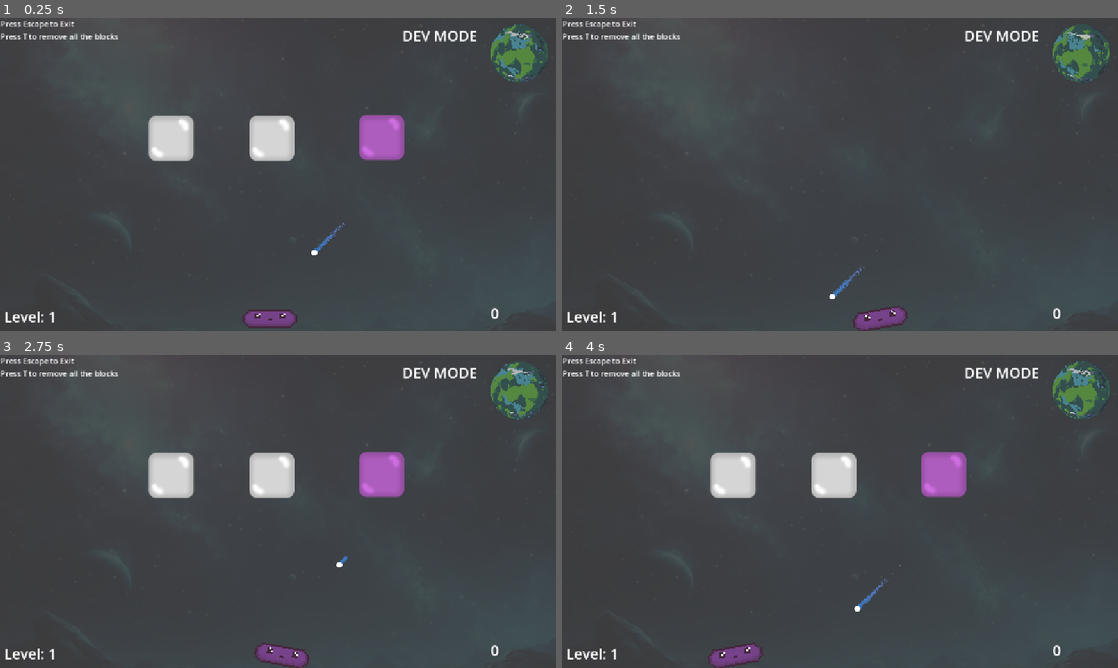
Above: before the commit, frames 1-4 (two rows, left to right).
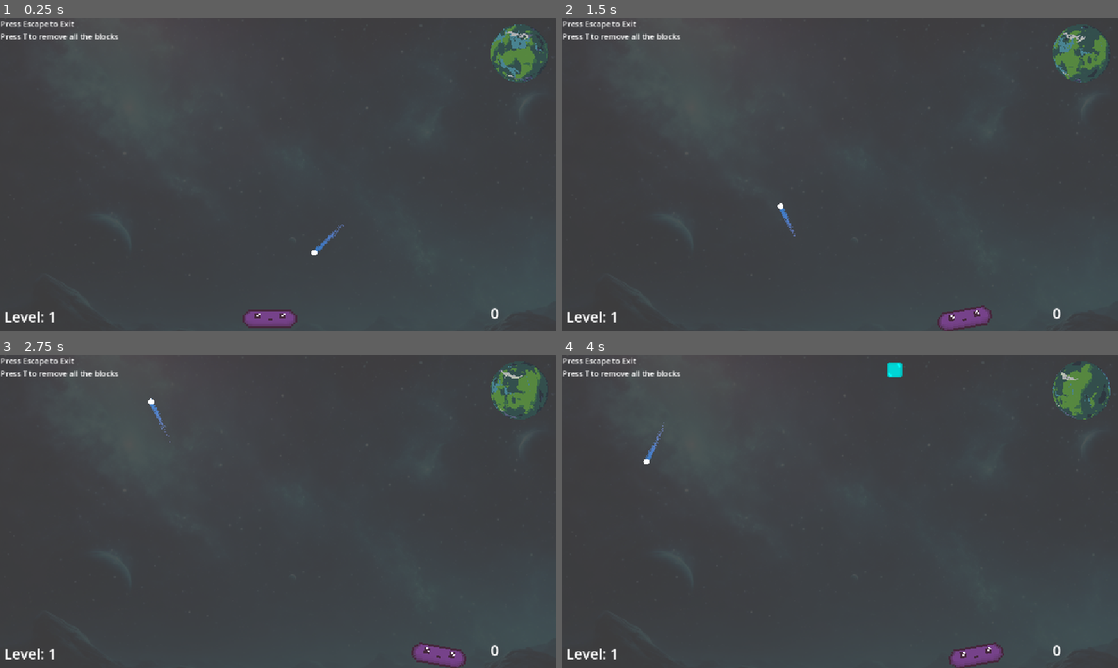
Above: after the commit, the same moments.

Repository: marcibaumel/HEJ_Brick
Game: Godot game, scene res://scenes/levels/customLevel.tscn
Two runs of this game, one before a commit and one after it. Both use one fixed random seed, a clock stepped at 60 frames per second and the inputs below.
Inputs:
- Up to frame 1 (0.25 s): no input
- Up to frame 2 (1.5 s): tap T (destroy_children) at 0.5, 1.35 s; hold Right (ui_right) 0.53-1.28 s; hold T (destroy_children) 0.53-1.28 s; hold Left (ui_left) from 1.28 s (still down)
- Up to frame 3 (2.75 s): tap T (destroy_children) at 2 s; release Left (ui_left) at 2.03 s; hold Right (ui_right) from 2.03 s (still down); hold T (destroy_children) from 2.03 s (still down)
- Up to frame 4 (4 s): release T (destroy_children) at 2.78 s; tap T (destroy_children) at 2.85, 3.5 s; release Right (ui_right) at 3.53 s; hold Left (ui_left) from 3.53 s (still down); hold T (destroy_children) from 3.53 s (still down)

The runs differ from the first frame. In frame 1, 3.8% of the frame differs, in the area x 26-86%, y 4-76%; in frame 2, 2.5%; in frame 3, 5.8%; in frame 4, 6.1%, in the area x 14-99%, y 2-100%.

Commit message:
playable

Diff:
--- a/brickyMartin/scenes/bricks/brick.tscn
+++ b/brickyMartin/scenes/bricks/brick.tscn
@@ -9,16 +9,15 @@
 [sub_resource type="Gradient" id="Gradient_0w5h4"]
 colors = PackedColorArray(0.761533, 0.0647106, 0.347074, 1, 0.830285, 0.146144, 0.168325, 1)
 
-[node name="Brick" type="RigidBody2D" groups=["Brick"]]
-gravity_scale = 0.0
+[node name="Brick" type="StaticBody2D" groups=["Brick"]]
 script = ExtResource("1_7oinx")
 
 [node name="Sprite2D" type="Sprite2D" parent="."]
-scale = Vector2(0.5, 0.5)
 texture = ExtResource("2_ou3qe")
 
 [node name="CollisionShape2D" type="CollisionShape2D" parent="."]
 position = Vector2(0, 0.5)
+scale = Vector2(2, 2)
 shape = SubResource("RectangleShape2D_0w5h4")
 
 [node name="CPUParticles2D" type="CPUParticles2D" parent="."]
--- a/brickyMartin/scenes/exp.tscn
+++ b/brickyMartin/scenes/exp.tscn
@@ -8,16 +8,16 @@
 
 [node name="Exp" type="RigidBody2D" groups=["Exp"]]
 collision_layer = 2
-collision_mask = 2
+collision_mask = 0
 script = ExtResource("1_7gp3u")
 
 [node name="Sprite2D" type="Sprite2D" parent="."]
 modulate = Color(0.236926, 0.658457, 0.827326, 1)
-scale = Vector2(0.5, 0.5)
+scale = Vector2(0.2, 0.2)
 texture = ExtResource("1_1m54x")
 
 [node name="CollisionShape2D" type="CollisionShape2D" parent="."]
-scale = Vector2(0.5, 0.5)
+scale = Vector2(0.2, 0.2)
 shape = SubResource("CircleShape2D_7gp3u")
 
 [node name="VisibleOnScreenNotifier2D" type="VisibleOnScreenNotifier2D" parent="."]
--- a/brickyMartin/scenes/game_manager.tscn
+++ b/brickyMartin/scenes/game_manager.tscn
@@ -24,6 +24,7 @@
 horizontal_alignment = 1
 
 [node name="Mode" type="Label" parent="CanvasLayer"]
+visible = false
 offset_left = 833.0
 offset_top = 14.0
 offset_right = 942.0
--- a/brickyMartin/scenes/levels/customLevel.tscn
+++ b/brickyMartin/scenes/levels/customLevel.tscn
@@ -1,11 +1,10 @@
-[gd_scene load_steps=62 format=3 uid="uid://brrnf4u6yo74o"]
+[gd_scene load_steps=61 format=3 uid="uid://brrnf4u6yo74o"]
 
 [ext_resource type="Script" uid="uid://bch8v47hkqixf" path="res://scripts/custom_level.gd" id="1_rkrwd"]
 [ext_resource type="PackedScene" uid="uid://cxw0uns6qia0x" path="res://scenes/paddle.tscn" id="2_8uqsj"]
 [ext_resource type="Texture2D" uid="uid://cybej27n7y0hf" path="res://assets/467741044.png" id="2_p4hxj"]
 [ext_resource type="PackedScene" uid="uid://bw7f4trj5r3g1" path="res://scenes/ball.tscn" id="3_p4hxj"]
 [ext_resource type="Texture2D" uid="uid://dif6ulpo5dtwc" path="res://assets/background.png" id="4_rkrwd"]
-[ext_resource type="PackedScene" uid="uid://cdq8uxfamw0yb" path="res://scenes/bricks/customBrick.tscn" id="5_8uqsj"]
 [ext_resource type="Script" uid="uid://bu3e5ea3htlsd" path="res://scripts/level_manager.gd" id="5_p4hxj"]
 
 [sub_resource type="AtlasTexture" id="AtlasTexture_rkrwd"]
@@ -402,7 +401,6 @@
 
 [node name="Paddle" parent="." instance=ExtResource("2_8uqsj")]
 position = Vector2(542, 924)
-collision_mask = 3
 
 [node name="walls" type="StaticBody2D" parent="."]
 position = Vector2(-82, 0)
@@ -422,16 +420,6 @@
 
 [node name="LevelManager" type="Node" parent="."]
 script = ExtResource("5_p4hxj")
-
-[node name="CustomBrick" parent="LevelManager" instance=ExtResource("5_8uqsj")]
-position = Vector2(132, 177)
-
-[node name="CustomBrick2" parent="LevelManager" instance=ExtResource("5_8uqsj")]
-position = Vector2(549, 177)
-
-[node name="CustomBrick3" parent="LevelManager" instance=ExtResource("5_8uqsj")]
-position = Vector2(1004, 173)
-enableDoubleHealth = true
 
 [node name="Deadzone" type="Area2D" parent="."]
 position = Vector2(0, 660)
@@ -445,6 +433,10 @@
 [node name="Ball" parent="." instance=ExtResource("3_p4hxj")]
 position = Vector2(855, 521)
 collision_layer = 5
-collision_mask = 7
+collision_mask = 5
+
+[node name="BrickSpawn" type="Marker2D" parent="."]
+position = Vector2(510, -279)
+gizmo_extents = 1000.0
 
 [connection signal="body_entered" from="Deadzone" to="." method="_on_deadzone_body_entered"]
--- a/brickyMartin/scenes/paddle.tscn
+++ b/brickyMartin/scenes/paddle.tscn
@@ -82,7 +82,7 @@
 "
 
 [sub_resource type="RectangleShape2D" id="RectangleShape2D_y7wee"]
-size = Vector2(10.362, 188.998)
+size = Vector2(10.362, 233.986)
 
 [sub_resource type="RectangleShape2D" id="RectangleShape2D_pacq5"]
 size = Vector2(174, 12)
@@ -92,6 +92,7 @@
 height = 238.0
 
 [node name="Paddle" type="CharacterBody2D" groups=["Paddle"]]
+collision_mask = 3
 motion_mode = 1
 slide_on_ceiling = false
 wall_min_slide_angle = 0.0
@@ -114,7 +115,7 @@
 script = SubResource("GDScript_pacq5")
 
 [node name="CollisionShape2D" type="CollisionShape2D" parent="."]
-position = Vector2(-3.55006, -32.1705)
+position = Vector2(-2.00279, -32.1769)
 rotation = -1.57491
 shape = SubResource("RectangleShape2D_y7wee")
 one_way_collision_margin = 0.0
--- a/brickyMartin/scripts/ball.gd
+++ b/brickyMartin/scripts/ball.gd
@@ -13,15 +13,20 @@
 
 		if collision:
 			var collider = collision.get_collider()
+
+			# Check if this is a brick
+			if collision.get_collider().has_method("hit"):
+				collision.get_collider().hit()
+				# If brick was destroyed, just pass through without bouncing
+				if collider.is_destroyed:
+					return
+
+			# Bounce off the collision
 			velocity = velocity.bounce(collision.get_normal())
 
 			if collider.is_in_group("paddles"):
 				var paddle_rotation = collider.rotation_degrees
 				velocity.x += paddle_rotation * 2
-
-			if collision.get_collider().has_method("hit"):
-			#I don't like this :(
-				collision.get_collider().hit()
 
 			# TODO: For maintain speed, I need to check somehow how this is working
 			velocity = velocity.normalized() * speed
@@ -31,13 +36,3 @@
 
 		if velocity.x == 0:
 			velocity.x = -200
-
-
-func gameOver() -> void:
-	GameManager.score = 0
-	GameManager.level = 1
-	get_tree().reload_current_scene()
-
-# TODO: make sure if we copy the level the signal stay as it is
-func _on_deadzone_body_entered(body: Node2D) -> void:
-	gameOver()
--- a/brickyMartin/scripts/brick.gd
+++ b/brickyMartin/scripts/brick.gd
@@ -1,4 +1,4 @@
-extends RigidBody2D
+extends StaticBody2D
 
 @export var health = 1;
 @export var enableDoubleHealth: bool = false
@@ -6,6 +6,7 @@
 @export var exp_scene: PackedScene = preload("res://scenes/exp.tscn")
 
 var baseColour = "#ffffff"
+var is_destroyed = false
 
 func _ready() -> void:
 	if enableDoubleHealth:
@@ -21,13 +22,16 @@
 		$Sprite2D.modulate = baseColour
 
 func destroyBrick() -> void:
-	GameManager.addPoints(1)
-
+	is_destroyed = true
 	spawn_exp()
 
 	$Sprite2D.visible = false
 	$CollisionShape2D.disabled = true
 	$CPUParticles2D.emitting = true
+
+	# Disable the rigid body so it doesn't push the ball back
+	set_collision_layer(0)
+	set_collision_mask(0)
 
 	await get_tree().create_timer(0.5).timeout
 	queue_free()
--- a/brickyMartin/scripts/custom_level.gd
+++ b/brickyMartin/scripts/custom_level.gd
@@ -1,7 +1,118 @@
 extends Node2D
 
-func _on_deadzone_body_entered(body:Node2D) -> void:
+@onready var BrickScene: PackedScene = preload("res://scenes/bricks/brick.tscn")
+@onready var BrickSpawn: Node2D = get_node("BrickSpawn")
+
+@export var margin: float = 1.0
+@export var brick_width: float = 100.0
+@export var brick_height: float = 100.0
+
+@export var spawn_interval: float = 3.0
+@export_range(0.0, 1.0, 0.01) var empty_chance: float = 0.15
+@export var empty_means_skip_spawn: bool = true
+
+@export var fall_speed: float = 20.0
+@export var spawn_above_ceiling: float = 0.0
+@export var kill_y: float = 2000.0
+
+const BRICK_GROUP := "falling_bricks"
+
+var _rng := RandomNumberGenerator.new()
+var _timer: Timer
+
+var _grid_x := 0.0
+var _grid_width := 0.0
+var _spawn_y := 0.0
+var _columns := 1
+
+var _colors: Array[Color] = [
+	Color(0, 1, 1, 1),
+	Color(0.54, 0.17, 0.89, 1),
+	Color(0.68, 1, 0.18, 1),
+]
+
+
+func _ready() -> void:
+	_rng.randomize()
+	set_physics_process(true)
+
+	_compute_spawn_from_marker()
+	_setup_timer()
+
+
+func _physics_process(delta: float) -> void:
+	for brick in get_tree().get_nodes_in_group(BRICK_GROUP):
+		if not is_instance_valid(brick):
+			continue
+		if brick is Node2D:
+			var b := brick as Node2D
+			b.position.y += fall_speed * delta
+
+			if kill_y > 0.0 and b.global_position.y > kill_y:
+				b.queue_free()
+
+
+func _setup_timer() -> void:
+	_timer = Timer.new()
+	_timer.one_shot = false
+	_timer.wait_time = spawn_interval
+	_timer.timeout.connect(_spawn_one_brick)
+	add_child(_timer)
+	_timer.start()
+
+
+func _compute_spawn_from_marker() -> void:
+	# Spawn Y is taken from your BrickSpawn marker (placed under the ceiling)
+	_spawn_y = BrickSpawn.global_position.y - spawn_above_ceiling
+
+	# Use viewport width for the spawnable horizontal region
+	var viewport_w := get_viewport_rect().size.x
+	_grid_x = margin
+	_grid_width = viewport_w - (margin * 2.0)
+
+	_columns = max(1, int(_grid_width / brick_width))
+
+
+func _spawn_one_brick() -> void:
+	var is_empty := _rng.randf() < empty_chance
+	if is_empty and empty_means_skip_spawn:
+		return
+
+	var col := _rng.randi_range(0, _columns - 1)
+
+	var brick := BrickScene.instantiate()
+	add_child(brick)
+	brick.add_to_group(BRICK_GROUP)
+
+	# If your brick scene pivot is top-left, keep this.
+	# If your brick pivot is centered, add +brick_width*0.5 / +brick_height*0.5.
+	brick.position = Vector2(_grid_x + (brick_width * col), _spawn_y)
+
+	if is_empty and not empty_means_skip_spawn:
+		_make_brick_empty(brick)
+	else:
+		_colorize_brick(brick)
+
+
+func _colorize_brick(brick: Node) -> void:
+	var sprite := brick.get_node_or_null("Sprite2D")
+	if sprite:
+		sprite.modulate = _colors[_rng.randi_range(0, _colors.size() - 1)]
+
+
+func _make_brick_empty(brick: Node) -> void:
+	var sprite := brick.get_node_or_null("Sprite2D")
+	if sprite:
+		sprite.visible = false
+
+	for c in brick.get_children():
+		if c is CollisionShape2D:
+			(c as CollisionShape2D).disabled = true
+
+
+func _on_deadzone_body_entered(body: Node2D) -> void:
 	gameOver()
+
 
 func gameOver() -> void:
 	GameManager.score = 0
--- a/brickyMartin/scripts/exp.gd
+++ b/brickyMartin/scripts/exp.gd
@@ -2,9 +2,47 @@
 
 func _ready():
 	$VisibleOnScreenNotifier2D.screen_exited.connect(_on_screen_exited)
+	_apply_level_based_color()
+
+func _apply_level_based_color() -> void:
+	# Find the GameManager node
+	var game_manager = get_tree().root.get_child(0).get_node_or_null("GameManager")
+	if game_manager == null:
+		return
+
+	var current_level = game_manager.level
+	var colors = []
+
+	# Base color (level 1-4)
+	colors.append(Color(0.236926, 0.658457, 0.827326, 1))  # Blue
+
+	# Level 5-9
+	if current_level >= 5:
+		colors.append(Color(0.8, 0.3, 0.9, 1))  # Purple
+
+	# Level 10-14
+	if current_level >= 10:
+		colors.append(Color(1.0, 0.84, 0.0, 1))  # Gold
+
+	# Level 15+
+	if current_level >= 15:
+		colors.append(Color(1.0, 0.2, 0.2, 1))  # Red
+
+	if colors.size() > 0:
+		var random_color = colors[randi() % colors.size()]
+		$Sprite2D.modulate = random_color
 
 func _exit_tree() -> void:
 	print("Exp exited the scene tree")
+	# Award experience points when orb is collected/removed
+	var game_manager = get_tree().root.get_child(0).get_node_or_null("GameManager")
+	if game_manager != null:
+		var base_points = 1
+		# Scale points based on current level (10% increase per level)
+		var scaled_points = base_points
+		if game_manager.level > 1:
+			scaled_points = int(base_points * (1.0 + (game_manager.level - 1) * 0.1))
+		game_manager.addExp(scaled_points)
 
 func _on_screen_exited() -> void:
 	queue_free()
--- a/brickyMartin/scripts/game_manager.gd
+++ b/brickyMartin/scripts/game_manager.gd
@@ -2,11 +2,7 @@
 
 var score = 0
 var level = 1
-var exp_points = 0
-
-
-func addPoints(points: int) -> void:
-	score += points
+var _exp_points = 0
 
 func _process(delta: float) -> void:
 	var current_scene = get_tree().current_scene
@@ -25,9 +21,15 @@
 		$CanvasLayer/Mode.text = "NORMAL MODE"
 
 func addExp(points: int) -> void:
-	exp_points += points
-	if exp_points >= level * 10:
-		exp_points = 0
+	# Scale points based on level (increase by 10% per level)
+	var scaled_points = points
+	if level > 1:
+		scaled_points = int(points * (1.0 + (level - 1) * 0.1))
+
+	_exp_points += scaled_points
+	score += scaled_points
+	if _exp_points >= level * 10:
+		_exp_points = 0
 		level += 1
 		print("Level up! New level:", level)
 
--- a/brickyMartin/scripts/level_manager.gd
+++ b/brickyMartin/scripts/level_manager.gd
@@ -8,3 +8,5 @@
 	if event.is_action_pressed("destroy_children"):
 		for child in get_children():
 			child.queue_free()
+
+	#TODO: Add level up logic here
Not shown, added: brickyMartin/docs/ExperienceCalculation.md
